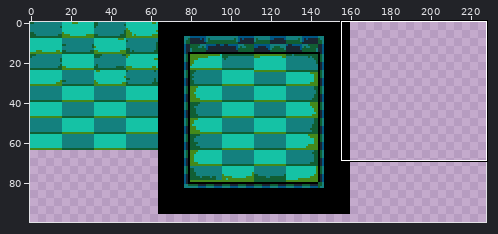
Two states of a sprite sheet, scenes/levels/assets/floors.png. Above: a wide view before the commit, with the close-up outlined.
Close-up. Before the commit:
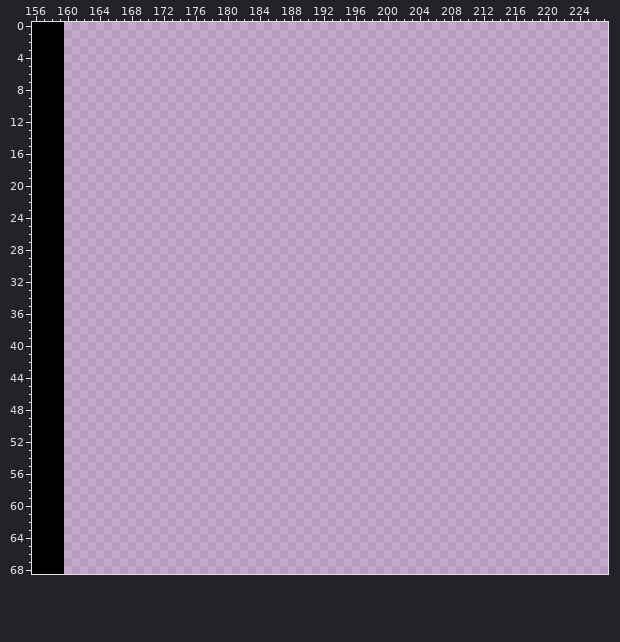
The file is 256x256 pixels. Shown: x 156..227, y 0..68. The wide view leaves out empty margins.
New version:
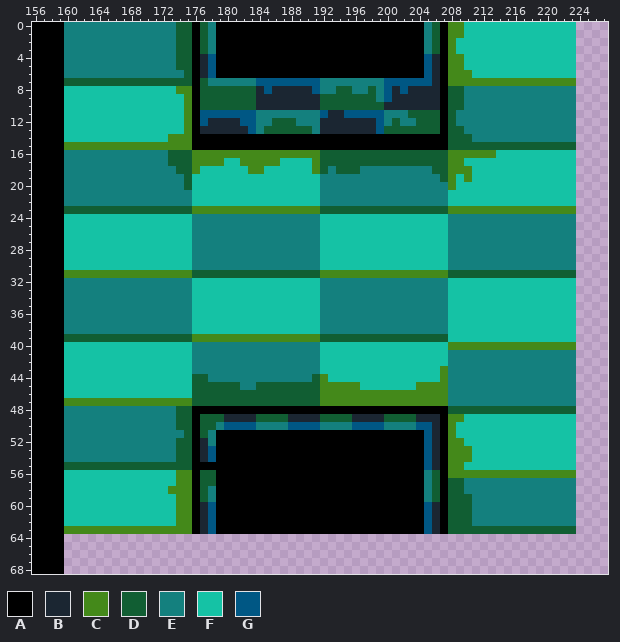
Palette (. is transparent): A #000000  B #1b2632  C #44891a  D #115e33  E #14807e  F #15c2a5  G #005784
The edit:
Changed rows in their new state; - is an unchanged pixel.
first column x 160:
 0 EEEEEEEEEEEEEEDDADEAAAAAAAAAAAAAAAAAAAAAAAAAAEDACCFFFFFFFFFFFFFF
 1 EEEEEEEEEEEEEEDDADEAAAAAAAAAAAAAAAAAAAAAAAAAAEDACCFFFFFFFFFFFFFF
 2 EEEEEEEEEEEEEEDDADEAAAAAAAAAAAAAAAAAAAAAAAAAAEDACFFFFFFFFFFFFFFF
 3 EEEEEEEEEEEEEEDDADEAAAAAAAAAAAAAAAAAAAAAAAAAAEDACFFFFFFFFFFFFFFF
 4 EEEEEEEEEEEEEEDDABGAAAAAAAAAAAAAAAAAAAAAAAAAAGBACCFFFFFFFFFFFFFF
 5 EEEEEEEEEEEEEEDDABGAAAAAAAAAAAAAAAAAAAAAAAAAAGBACCFFFFFFFFFFFFFF
 6 EEEEEEEEEEEEEEEDABGAAAAAAAAAAAAAAAAAAAAAAAAAAGBACCCFFFFFFFFFFFFF
 7 DDDDDDDDDDDDDDDDADEEEEEEGGGGGGGGEEEEEEEEGGGGGGBACCCCCCCCCCCCCCCC
 8 FFFFFFFFFFFFFFCCADDDDDDDBGBBBBBGEEDDEEDEGBGBBBBADDEEEEEEEEEEEEEE
 9 FFFFFFFFFFFFFFFCADDDDDDDBBBBBBBBDDDDDDDEGBBBBBBADDEEEEEEEEEEEEEE
10 FFFFFFFFFFFFFFFCADDDDDDDBBBBBBBBDDDDDDDDBBBBBBBADDEEEEEEEEEEEEEE
11 FFFFFFFFFFFFFFFCAGGGGGGGEEEEEEEEGBBGGGGGEEEDDDDADEEEEEEEEEEEEEEE
12 FFFFFFFFFFFFFFFCAGBBBBGGEEDDDEEEBBBBBBBGEDEEDDDADEEEEEEEEEEEEEEE
13 FFFFFFFFFFFFFFFCABBBBBBGEDDDDDDEBBBBBBBGDDDDDDDADDEEEEEEEEEEEEEE
14 FFFFFFFFFFFFFCCCAAAAAAAAAAAAAAAAAAAAAAAAAAAAAAAADDDEEEEEEEEEEEEE
15 CCCCCCCCCCCCCCCCAAAAAAAAAAAAAAAAAAAAAAAAAAAAAAAADDDDDDDDDDDDDDDD
16 EEEEEEEEEEEEEDDDCCCCCCCCCCCCCCCCDDDDDDDDDDDDDDDDCCCCCCFFFFFFFFFF
17 EEEEEEEEEEEEEDDDCCCCFFCCCCCFFFFCDDDDDDDDDDDDDDDDCCFFFFFFFFFFFFFF
18 EEEEEEEEEEEEEEDDCFFFFFFCCFFFFFFCDEDDDEEEEEEEEEDDCCCFFFFFFFFFFFFF
19 EEEEEEEEEEEEEEEDFFFFFFFFFFFFFFFFEEEEEEEEEEEEEEEDCFCFFFFFFFFFFFFF
20 EEEEEEEEEEEEEEEDFFFFFFFFFFFFFFFFEEEEEEEEEEEEEEEECFFFFFFFFFFFFFFF
21 EEEEEEEEEEEEEEEEFFFFFFFFFFFFFFFFEEEEEEEEEEEEEEEEFFFFFFFFFFFFFFFF
22 EEEEEEEEEEEEEEEEFFFFFFFFFFFFFFFFEEEEEEEEEEEEEEEEFFFFFFFFFFFFFFFF
23 DDDDDDDDDDDDDDDDCCCCCCCCCCCCCCCCDDDDDDDDDDDDDDDDCCCCCCCCCCCCCCCC
24 FFFFFFFFFFFFFFFFEEEEEEEEEEEEEEEEFFFFFFFFFFFFFFFFEEEEEEEEEEEEEEEE
25 FFFFFFFFFFFFFFFFEEEEEEEEEEEEEEEEFFFFFFFFFFFFFFFFEEEEEEEEEEEEEEEE
26 FFFFFFFFFFFFFFFFEEEEEEEEEEEEEEEEFFFFFFFFFFFFFFFFEEEEEEEEEEEEEEEE
27 FFFFFFFFFFFFFFFFEEEEEEEEEEEEEEEEFFFFFFFFFFFFFFFFEEEEEEEEEEEEEEEE
28 FFFFFFFFFFFFFFFFEEEEEEEEEEEEEEEEFFFFFFFFFFFFFFFFEEEEEEEEEEEEEEEE
29 FFFFFFFFFFFFFFFFEEEEEEEEEEEEEEEEFFFFFFFFFFFFFFFFEEEEEEEEEEEEEEEE
30 FFFFFFFFFFFFFFFFEEEEEEEEEEEEEEEEFFFFFFFFFFFFFFFFEEEEEEEEEEEEEEEE
31 CCCCCCCCCCCCCCCCDDDDDDDDDDDDDDDDCCCCCCCCCCCCCCCCDDDDDDDDDDDDDDDD
32 EEEEEEEEEEEEEEEEFFFFFFFFFFFFFFFFEEEEEEEEEEEEEEEEFFFFFFFFFFFFFFFF
33 EEEEEEEEEEEEEEEEFFFFFFFFFFFFFFFFEEEEEEEEEEEEEEEEFFFFFFFFFFFFFFFF
34 EEEEEEEEEEEEEEEEFFFFFFFFFFFFFFFFEEEEEEEEEEEEEEEEFFFFFFFFFFFFFFFF
35 EEEEEEEEEEEEEEEEFFFFFFFFFFFFFFFFEEEEEEEEEEEEEEEEFFFFFFFFFFFFFFFF
36 EEEEEEEEEEEEEEEEFFFFFFFFFFFFFFFFEEEEEEEEEEEEEEEEFFFFFFFFFFFFFFFF
37 EEEEEEEEEEEEEEEEFFFFFFFFFFFFFFFFEEEEEEEEEEEEEEEEFFFFFFFFFFFFFFFF
38 EEEEEEEEEEEEEEEEFFFFFFFFFFFFFFFFEEEEEEEEEEEEEEEEFFFFFFFFFFFFFFFF
39 DDDDDDDDDDDDDDDDCCCCCCCCCCCCCCCCDDDDDDDDDDDDDDDDFFFFFFFFFFFFFFFF
40 FFFFFFFFFFFFFFFFEEEEEEEEEEEEEEEEFFFFFFFFFFFFFFFFCCCCCCCCCCCCCCCC
41 FFFFFFFFFFFFFFFFEEEEEEEEEEEEEEEEFFFFFFFFFFFFFFFFEEEEEEEEEEEEEEEE
42 FFFFFFFFFFFFFFFFEEEEEEEEEEEEEEEEFFFFFFFFFFFFFFFFEEEEEEEEEEEEEEEE
43 FFFFFFFFFFFFFFFFEEEEEEEEEEEEEEEEFFFFFFFFFFFFFFFCEEEEEEEEEEEEEEEE
44 FFFFFFFFFFFFFFFFDDEEEEEEEEEEEEEDCFFFFFFFFFFFFFFCEEEEEEEEEEEEEEEE
45 FFFFFFFFFFFFFFFFDDDDDDEEDDDDDDDDCCCCCFFFFFFFCCCCEEEEEEEEEEEEEEEE
46 FFFFFFFFFFFFFFFFDDDDDDDDDDDDDDDDCCCCCCCCCCCCCCCCEEEEEEEEEEEEEEEE
47 CCCCCCCCCCCCCCCCDDDDDDDDDDDDDDDDCCCCCCCCCCCCCCCCEEEEEEEEEEEEEEEE
48 EEEEEEEEEEEEEEDDAAAAAAAAAAAAAAAAAAAAAAAAAAAAAAAADDDDDDDDDDDDDDDD
49 EEEEEEEEEEEEEEDDADDDBBBBDDDDBBBBDDDDBBBBDDDDBBBACCFFFFFFFFFFFFFF
50 EEEEEEEEEEEEEEDDADDEGGGGEEEEGGGGEEEEGGGGEEEEGGBACFFFFFFFFFFFFFFF
51 EEEEEEEEEEEEEEEDADEAAAAAAAAAAAAAAAAAAAAAAAAAAGBACFFFFFFFFFFFFFFF
52 EEEEEEEEEEEEEEDDABEAAAAAAAAAAAAAAAAAAAAAAAAAAGBACCFFFFFFFFFFFFFF
53 EEEEEEEEEEEEEEDDABGAAAAAAAAAAAAAAAAAAAAAAAAAAGBACCCFFFFFFFFFFFFF
54 EEEEEEEEEEEEEEDDABGAAAAAAAAAAAAAAAAAAAAAAAAAAGBACCCFFFFFFFFFFFFF
55 DDDDDDDDDDDDDDDDAAAAAAAAAAAAAAAAAAAAAAAAAAAAAGBACCFFFFFFFFFFFFFF
56 FFFFFFFFFFFFFFCCADDAAAAAAAAAAAAAAAAAAAAAAAAAAEDACCCCCCCCCCCCCCCC
57 FFFFFFFFFFFFFFCCADDAAAAAAAAAAAAAAAAAAAAAAAAAAEDADDEEEEEEEEEEEEEE
58 FFFFFFFFFFFFFCCCADEAAAAAAAAAAAAAAAAAAAAAAAAAAEDADDEEEEEEEEEEEEEE
59 FFFFFFFFFFFFFFCCADEAAAAAAAAAAAAAAAAAAAAAAAAAAEDADDDEEEEEEEEEEEEE
60 FFFFFFFFFFFFFFCCABGAAAAAAAAAAAAAAAAAAAAAAAAAAGBADDDEEEEEEEEEEEEE
61 FFFFFFFFFFFFFFCCABGAAAAAAAAAAAAAAAAAAAAAAAAAAGBADDDEEEEEEEEEEEEE
62 FFFFFFFFFFFFFFCCABGAAAAAAAAAAAAAAAAAAAAAAAAAAGBADDDEEEEEEEEEEEEE
63 CCCCCCCCCCCCCCCCABGAAAAAAAAAAAAAAAAAAAAAAAAAAGBADDDDDDDDDDDDDDDD
Boxes around the changes in both close-ups, in picture pixels (x1, y1, x2, y2):
added: (64, 22, 576, 534)
